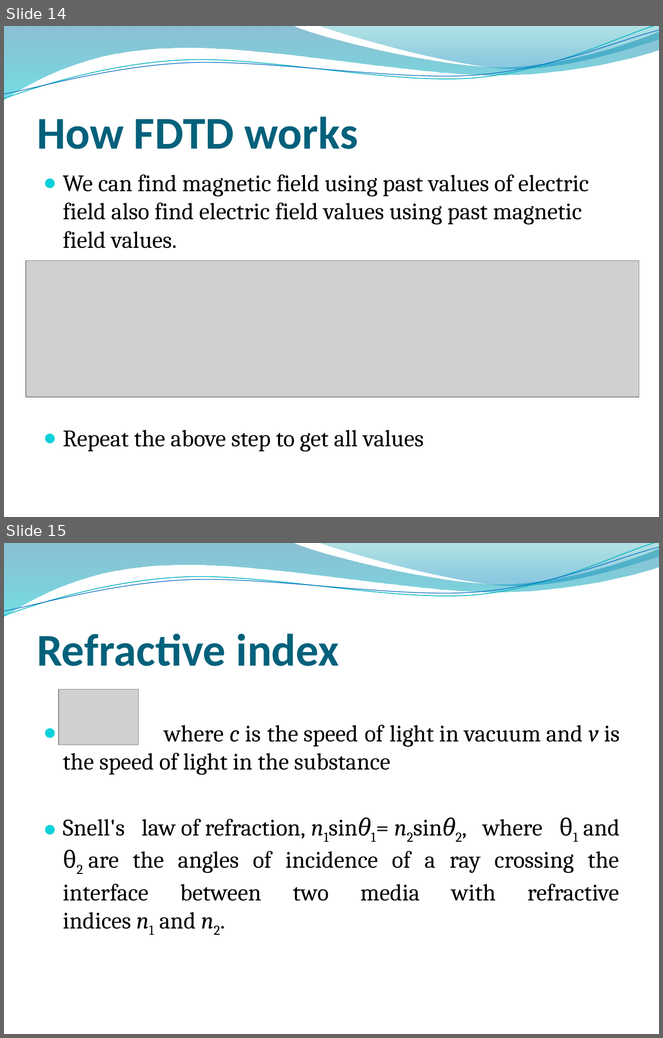
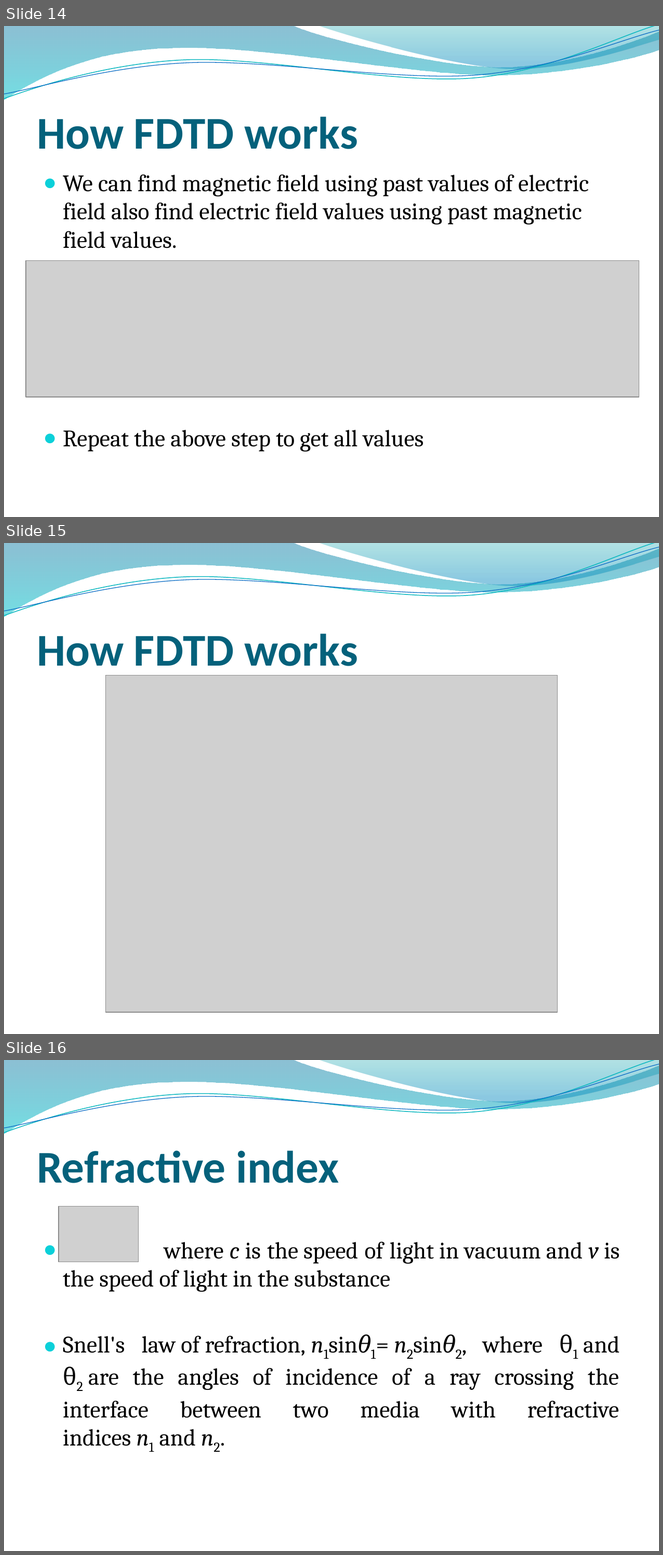
Before and after one commit to junaidnasir/gpu-em-nim, a slide deck: junaid_presentation_v1.pptx. Shown one above the other, each under a label of ours: slides 14 and 15 before the commit, slides 14, 15 and 16 after it. The pictures are 663x1038 and 663x1555 pixels, drawn with LibreOffice and Linux fonts; fonts in the diff are those of the drawing; grey boxes stand for pictures; background and template pictures are left out. Boxes give left, top, right and bottom in pixels: in the first picture for what was removed or moved away, otherwise in the second. Text is boxed around its words. In the diff, an @@ line names an element or a change of style, - is before the commit and + after.

```diff
--- a/junaid_presentation_v1.pptx
+++ b/junaid_presentation_v1.pptx
@@ slide 15 added at (4, 543, 659, 1034), background picture (left out); not listed: 4 template elements that a slide beside it also shows @@
@@ title added at (37, 633, 358, 677), 50 pt, text #04617B, bold @@
+How FDTD works
@@ picture added at (105, 676, 558, 1013) @@
@@ what was slide 15 is now slide 16 @@
```
